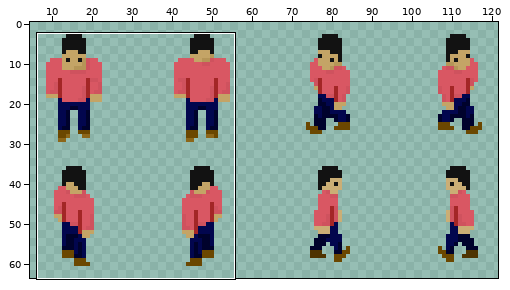
Edited in one commit: pixel-art file (Assets/Sprites/player-spritesheet_new.aseprite). Above: a wide view before the commit, with the close-up outlined.
Close-up. Earlier state:
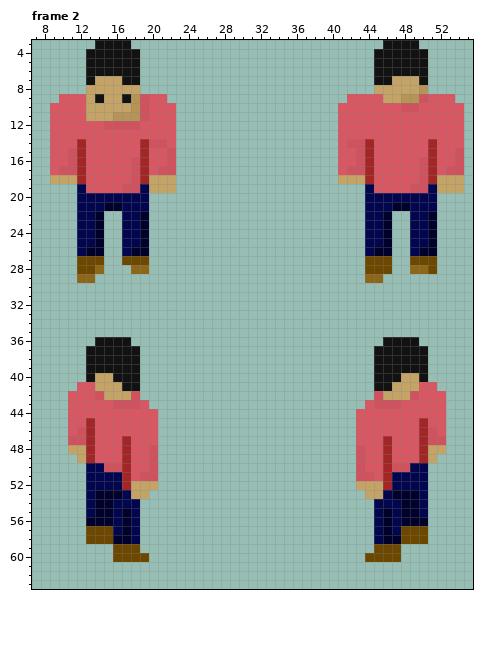
128x64 pixels, 8 frames. Shown: frame 2: x 7..55, y 3..63. The wide view leaves out empty margins. The commit also changed other frames or places, which this record leaves out.
After:
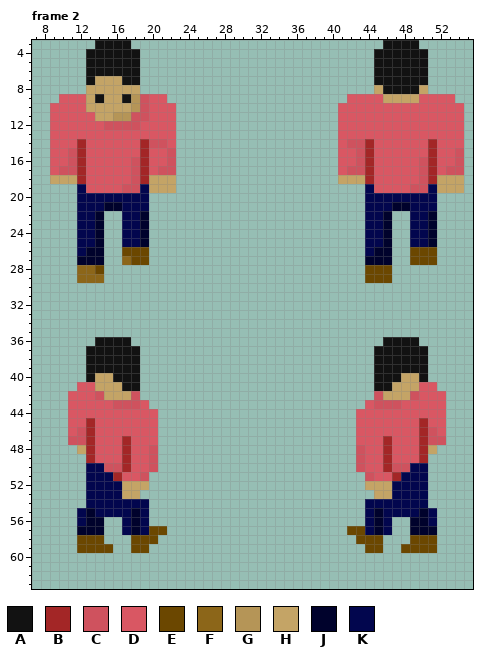
Palette (. is transparent): A #121212  B #a32626  C #cf525e  D #d95763  E #6b4700  F #8c6619  G #b59557  H #c4a466  J #00022c  K #02064e
The exact change:
--- frame 2
@@ x 7..55 @@
  6 ......AAAAAA..........................AAAAAA.....
- 7 ......AHHHAA..........................AAHHHA.....
- 8 ......HHHHHH..........................HHHHHG.....
- 9 ...DDDHAHHAGCDD....................DDDDHHGGCDDD..
-10 ..DDDDHHHHHGCDDD..................DDDDDDDCCDDDDD.
-11 ..DDDDHHHGGGCDDD..................DDDDDDDDDDDDDD.
+ 7 ......AHHHAA..........................AAAAAA.....
+ 8 ......HHHHHH..........................HAAAAH.....
+ 9 ...DDDHAHHAGCDD....................DDDDHHHHDDDD..
+10 ..DDDDHHHHHGCDDD..................DDDDDDDDDDDDDD.
+11 ..DDDDDHHGGCCDDD..................DDDDDDDDDDDDDD.
 12 ..DDDDDDCCCCDDDD..................DDDDDDDDDDDDDD.
@@ x 7..55 @@
 25 .....KKJ..KKJ........................KKJ..KKJ....
-26 .....KJJ..KJJ........................KJJ..KJJ....
-27 .....EEE..EEE........................EEE..EEE....
-28 .....EEF...FF........................EEE..FFE....
-29 .....FF..............................FF..........
+26 .....KJJ..EEE........................KJJ..EEE....
+27 .....JJJ..FEE........................JJJ..EEE....
+28 .....FFE.............................EEE.........
+29 .....FFF.............................EEE.........
 30 .................................................
@@ x 7..55 @@
 47 ....CCBDDDBDDD......................DDDBDDDBCC...
-48 ....HHBDDDBDDC......................CDDBDDDBHH...
-49 .....HBDDDBDDC......................CDDBDDDBH....
+48 .....HBDDDBDDC......................CDDBDDDBH....
+49 ......BDDDBDDC......................CDDBDDDB.....
 50 ......KKCCBDDC......................CDDBCCKK.....
-51 ......KKKKBDCC......................CCDBKKKK.....
-52 ......KKKKBHHH......................HHHBKKKK.....
-53 ......KJJJKHH........................HHKJJJK.....
-54 ......KJJKKK..........................KKKJJK.....
-55 ......KJJKJK..........................KJKJJK.....
-56 ......JJJKJK..........................KJKJJJ.....
-57 ......EEEKJK..........................KJKEEE.....
-58 ......EEEJJK..........................KJJEEE.....
-59 .........EEE..........................EEE........
-60 .........EEEE........................EEEE........
+51 ......KKKBDDC........................CDDBKKK.....
+52 ......KKKKHHH........................HHHKKKK.....
+53 ......KKKKHH..........................HHKKKK.....
+54 ......KKKKKKK........................KKKKKKK.....
+55 .....KJKKKKJK........................KJKKKKJK....
+56 .....KJJ..KJK........................KJK..JJK....
+57 .....JJJ..KJKEE....................EEKJK..JJJ....
+58 .....EEE...EEE......................EEE...EEE....
+59 .....EEEE..EE........................EE..EEEE....
+60 .................................................
 61 .................................................
Changed places in both close-ups, as pixel boxes (x1, y1, x2, y2):
changed: (383, 76, 428, 112)
changed: (86, 112, 140, 121)
changed: (77, 247, 149, 283)
changed: (365, 247, 437, 283)
changed: (68, 445, 167, 562)
changed: (347, 445, 446, 562)
